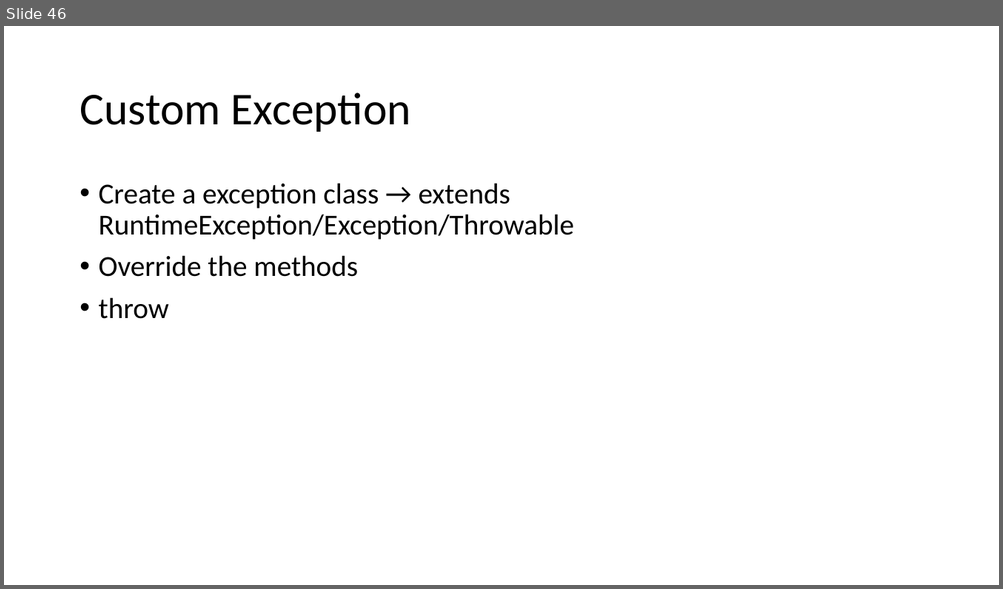
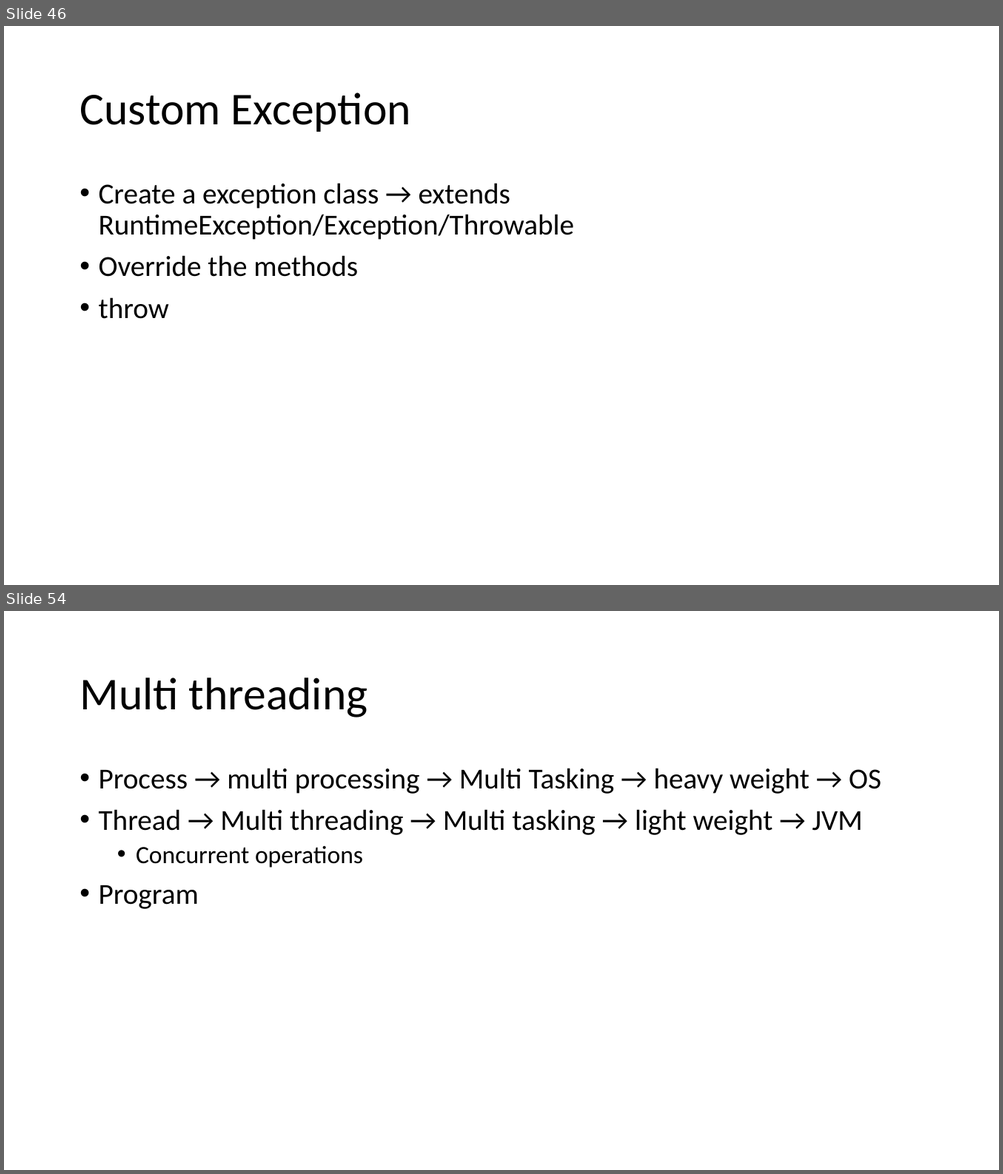
Before and after one commit to caprepo/java-jul, a slide deck: Java.pptx. Shown one above the other, each under a label of ours: slide 46 before the commit, slides 46 and 54 after it; the slides between them are not shown. The pictures are 1003x589 and 1003x1174 pixels, drawn with LibreOffice and Linux fonts; fonts in the diff are those of the drawing. Boxes give left, top, right and bottom in pixels: in the first picture for what was removed or moved away, otherwise in the second. Text is boxed around its words. In the diff, an @@ line names an element or a change of style, - is before the commit and + after.

```diff
--- a/Java.pptx
+++ b/Java.pptx
@@ slide 54 added at (4,611,999,1170), background #FFFFFF @@
@@ title added at (79,678,367,718), 44 pt, text #000000 @@
+Multi threading
@@ text added at (99,768,881,909), 28 pt, text #000000 @@
+• Process → multi processing → Multi Tasking → heavy weight → OS
+• Thread → Multi threading → Multi tasking → light weight → JVM
+  • Concurrent operations
+• Program
```
Also in this commit, not shown: 13 other slides added, 1 other file.
